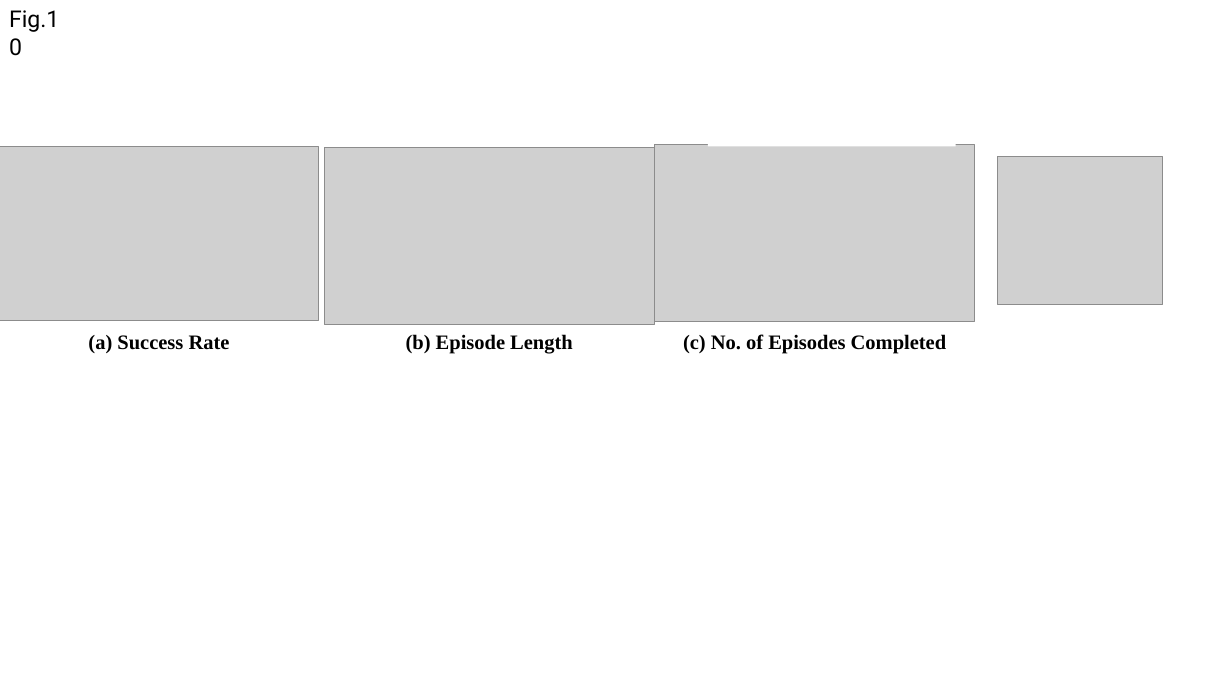
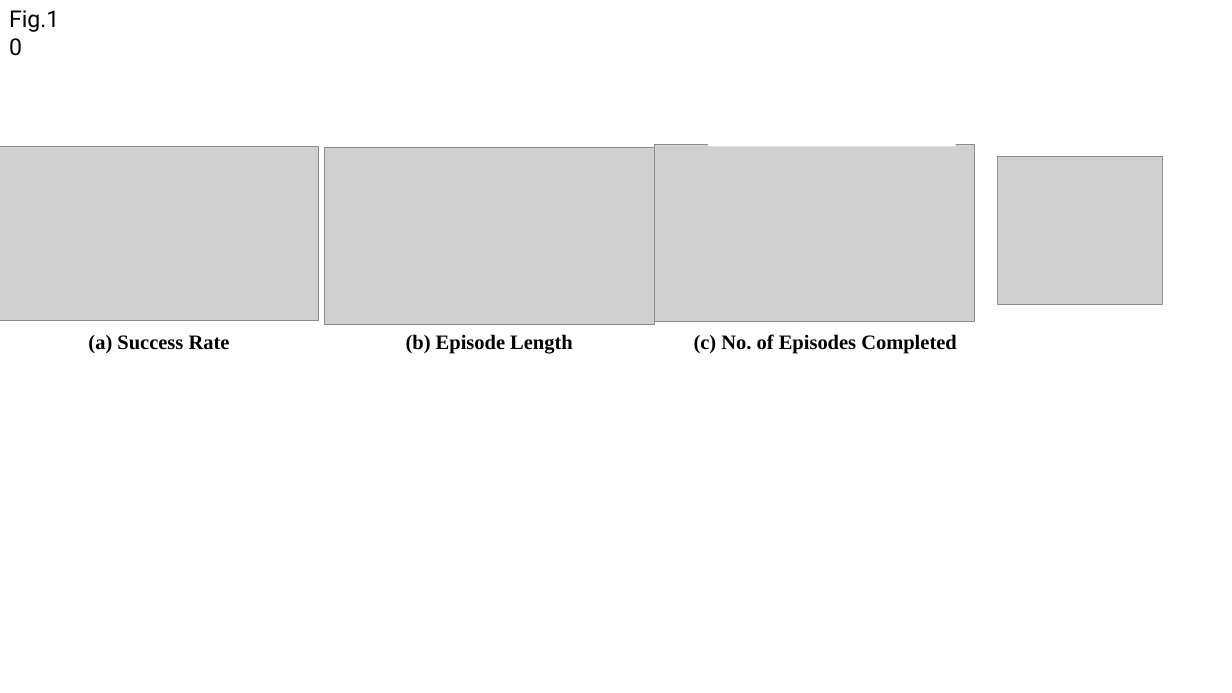
Before and after one commit to yhs0602/Sparse2Dense, a slide deck: slide 4 of figures/figure_10_11_new.pptx. Drawn at 1232x693 pixels with LibreOffice and Linux fonts; fonts in the diff are those of the drawing; grey boxes stand for pictures. Boxes give left, top, right and bottom in pixels: in the first picture for what was removed or moved away, otherwise in the second. Text is boxed around its words. In the diff, an @@ line names an element or a change of style, - is before the commit and + after.

```diff
--- a/figures/figure_10_11_new.pptx
+++ b/figures/figure_10_11_new.pptx
@@ text "(c) No. of Episodes Completed": place and size @@
-text "(c) No. of Episodes Completed" at <box>683,334,947,354</box>
+text "(c) No. of Episodes Completed" at <box>694,334,957,354</box>
```
Also in this commit, not shown: 2 other files.
